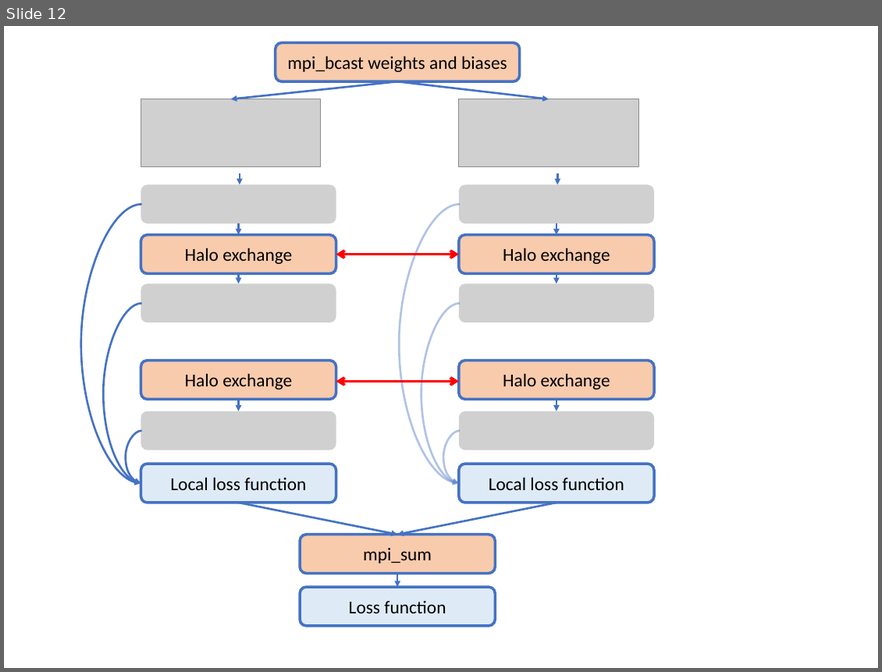
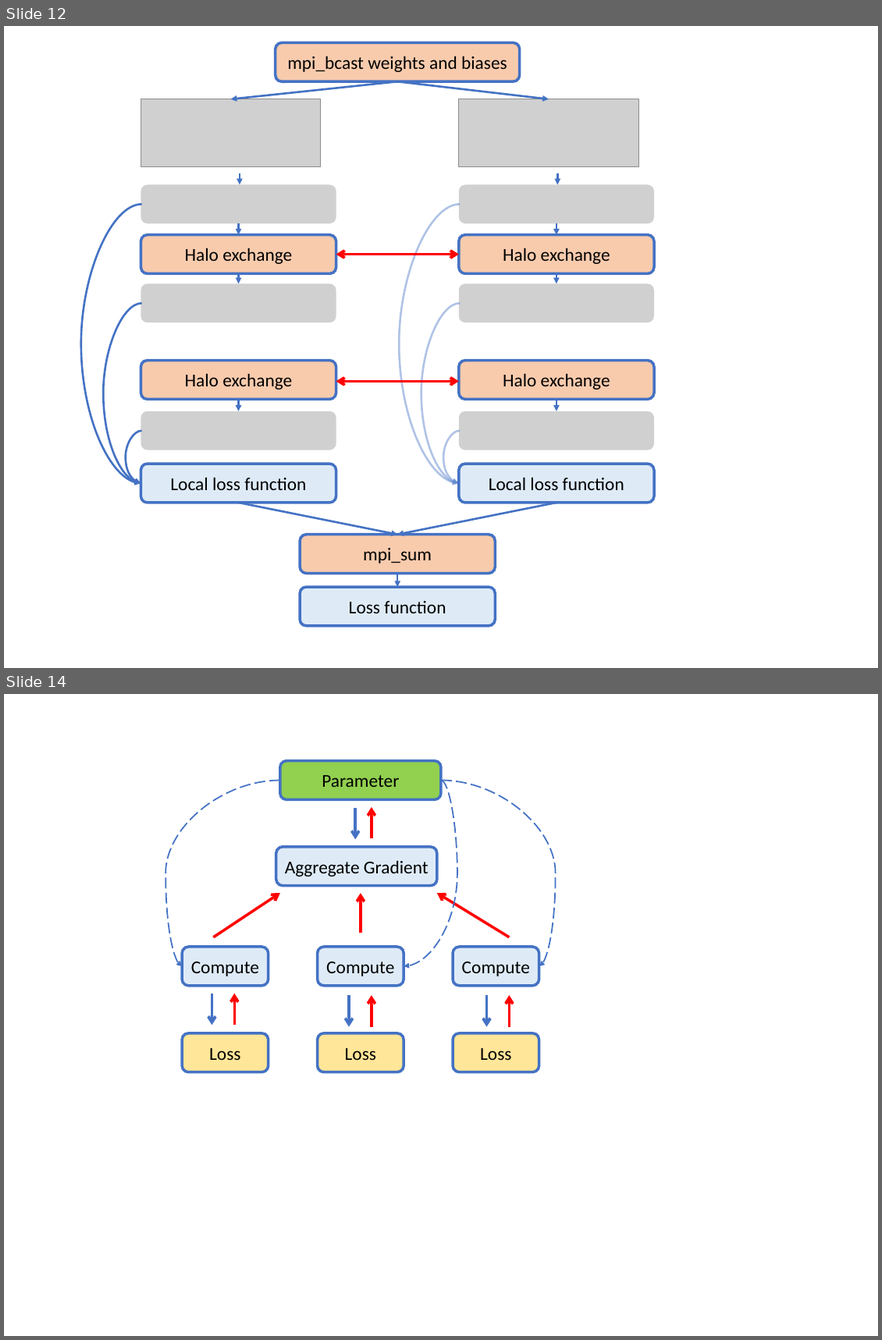
Before and after one commit to ADCMEMarket/ADCMEImages, a slide deck: Slides/figures.pptx. Shown one above the other, each under a label of ours: slide 12 before the commit, slides 12 and 14 after it; the slides between them are not shown. The pictures are 882x672 and 882x1340 pixels, drawn with LibreOffice and Linux fonts; fonts in the diff are those of the drawing; grey boxes stand for pictures; background and template pictures are left out. Boxes give left, top, right and bottom in pixels: in the first picture for what was removed or moved away, otherwise in the second. Text is boxed around its words. In the diff, an @@ line names an element or a change of style, - is before the commit and + after.

```diff
--- a/Slides/figures.pptx
+++ b/Slides/figures.pptx
@@ slide 14 added at bbox=[4, 694, 878, 1336], background #FFFFFF @@
@@ rounded rectangle added at bbox=[280, 761, 441, 799], fill #92D050, outline #4472C4 3 pt, 20 pt, text #000000 @@
+Parameter
@@ curved arrow added from (280, 781) to (183, 967), #4472C4 1.5 pt dashed @@
@@ curved arrow added from (441, 781) to (404, 967), #4472C4 1.5 pt dashed @@
@@ curved arrow added from (441, 781) to (539, 967), #4472C4 1.5 pt dashed @@
@@ arrow added from (355, 808) to (355, 840), #4472C4 3 pt @@
@@ arrow added from (371, 839) to (371, 807), #FF0000 3 pt @@
@@ rounded rectangle added at bbox=[276, 847, 437, 885], fill #DEEBF7, outline #4472C4 3 pt, 20 pt, text #000000 @@
+Aggregate Gradient
@@ arrow added from (213, 937) to (280, 893), #FF0000 3 pt @@
@@ arrow added from (360, 933) to (360, 893), #FF0000 3 pt @@
@@ arrow added from (509, 937) to (437, 893), #FF0000 3 pt @@
@@ rounded rectangle added at bbox=[183, 947, 268, 986], fill #DEEBF7, outline #4472C4 3 pt, 20 pt, text #000000 @@
+Compute
@@ rounded rectangle added at bbox=[318, 947, 404, 986], fill #DEEBF7, outline #4472C4 3 pt, 20 pt, text #000000 @@
+Compute
@@ rounded rectangle added at bbox=[453, 947, 539, 986], fill #DEEBF7, outline #4472C4 3 pt, 20 pt, text #000000 @@
+Compute
@@ arrow added from (211, 994) to (211, 1025), #4472C4 3 pt @@
@@ arrow added from (235, 1025) to (235, 994), #FF0000 3 pt @@
@@ arrow added from (349, 995) to (349, 1027), #4472C4 3 pt @@
@@ arrow added from (371, 1027) to (371, 995), #FF0000 3 pt @@
@@ arrow added from (486, 995) to (486, 1027), #4472C4 3 pt @@
@@ arrow added from (509, 1027) to (509, 995), #FF0000 3 pt @@
@@ rounded rectangle added at bbox=[183, 1033, 268, 1072], fill #FFE699, outline #4472C4 3 pt, 20 pt, text #000000 @@
+Loss
@@ rounded rectangle added at bbox=[318, 1033, 404, 1072], fill #FFE699, outline #4472C4 3 pt, 20 pt, text #000000 @@
+Loss
@@ rounded rectangle added at bbox=[453, 1033, 539, 1072], fill #FFE699, outline #4472C4 3 pt, 20 pt, text #000000 @@
+Loss
```
Also in this commit, not shown: 3 other slides added.
